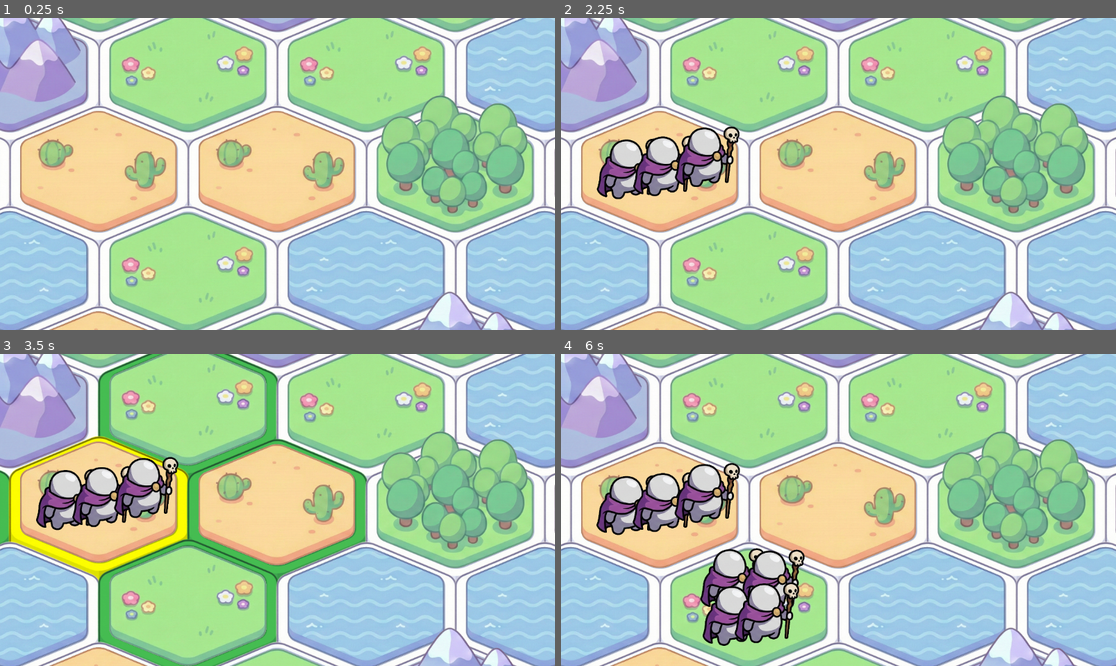
Above: before the commit, frames 1-4 (two rows, left to right).
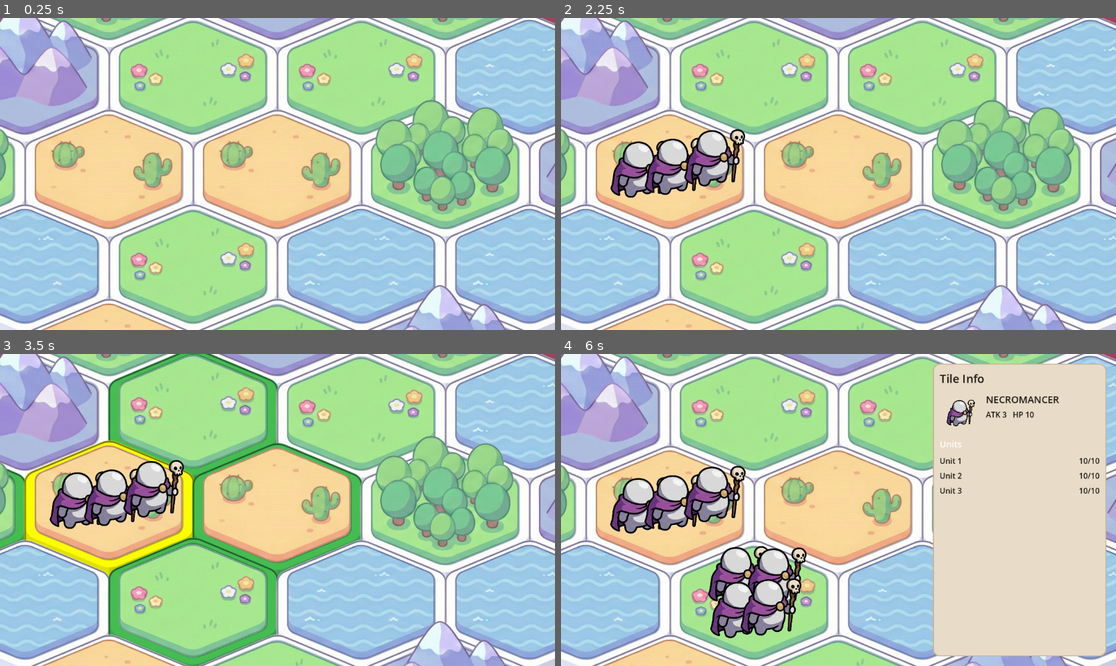
Above: after the commit, the same moments.

Repository: pebll/tbsge
Game: Godot game, scene res://scenes/runnables/unit_preview.tscn
Same seed, same stepped clock (60 frames per second), same inputs: the game is played once before the commit and once after it.
Inputs (mouse positions are in pixels of both pictures, inside the frame that each line leads up to):
- Up to frame 1 (0.25 s): no input
- Up to frame 2 (2.25 s): tap Enter at 0.5, 2 s; drag from (572, 273) to (572, 74) at 0.52 s; tap Space at 1.25 s; drag from (572, 74) to (572, 273) at 1.27 s; move the mouse to (660, 174) at 2.02 s; click (660, 174) at 2.17 s
- Up to frame 3 (3.5 s): drag from (99, 510) to (11, 410) at 2.77 s
- Up to frame 4 (6 s): drag from (660, 503) to (749, 609) at 3.52 s; drag from (660, 510) to (749, 609) at 4.27 s; move the mouse to (660, 510) at 5.02 s; click (660, 510) at 5.17 s; drag from (749, 609) to (660, 510) at 5.77 s

The runs differ from the first frame. In frame 1, 39% of the frame differs, in the area x 0-100%, y 0-100%; in frame 2, 42%; in frame 3, 43%; in frame 4, 62%.

Commit message:
add simple ui

Diff:
--- a/scenes/runnables/unit_preview.tscn
+++ b/scenes/runnables/unit_preview.tscn
@@ -6,11 +6,11 @@
 [node name="UnitPreview" type="Node2D" unique_id=2032121888]
 
 [node name="Camera2D" type="Camera2D" parent="." unique_id=479630036]
-zoom = Vector2(2.735, 2.735)
+zoom = Vector2(2.58, 2.58)
 
 [node name="Background" type="Sprite2D" parent="Camera2D" unique_id=731660998]
 z_index = -1000
-scale = Vector2(0.24080141, 0.24080144)
+scale = Vector2(0.6219443, 0.6219444)
 texture = ExtResource("1_rkf7y")
 
 [node name="GameManager" parent="." unique_id=1748821921 instance=ExtResource("1_jyyb0")]
--- /dev/null
+++ b/scenes/ui/tile_info_panel.tscn
@@ -0,0 +1,77 @@
+[gd_scene format=3 uid="uid://d0u8h6kq5u0ui"]
+
+[ext_resource type="Script" uid="uid://cd2ghb2ywyiv5" path="res://scripts/ui/tile_info_panel.gd" id="1_8p8fn"]
+
+[node name="TileInfoPanel" type="PanelContainer" unique_id=1522463708]
+anchors_preset = 11
+anchor_left = 1.0
+anchor_right = 1.0
+anchor_bottom = 1.0
+offset_left = -380.0
+offset_top = 20.0
+offset_right = -20.0
+offset_bottom = -20.0
+size_flags_horizontal = 8
+size_flags_vertical = 8
+script = ExtResource("1_8p8fn")
+
+[node name="VBox" type="VBoxContainer" parent="." unique_id=1714516288]
+layout_mode = 2
+size_flags_horizontal = 3
+size_flags_vertical = 3
+theme_override_constants/separation = 12
+
+[node name="Title" type="Label" parent="VBox" unique_id=1464564206]
+unique_name_in_owner = true
+layout_mode = 2
+theme_override_font_sizes/font_size = 24
+text = "Tile Info"
+
+[node name="LegionBlock" type="VBoxContainer" parent="VBox" unique_id=179913789]
+unique_name_in_owner = true
+layout_mode = 2
+size_flags_vertical = 3
+theme_override_constants/separation = 10
+
+[node name="LegionHeader" type="HBoxContainer" parent="VBox/LegionBlock" unique_id=991898504]
+layout_mode = 2
+theme_override_constants/separation = 12
+
+[node name="UnitIcon" type="TextureRect" parent="VBox/LegionBlock/LegionHeader" unique_id=106450623]
+unique_name_in_owner = true
+custom_minimum_size = Vector2(84, 84)
+layout_mode = 2
+expand_mode = 1
+stretch_mode = 6
+
+[node name="LegionHeaderText" type="VBoxContainer" parent="VBox/LegionBlock/LegionHeader" unique_id=1263681954]
+layout_mode = 2
+size_flags_horizontal = 3
+theme_override_constants/separation = 6
+
+[node name="LegionName" type="Label" parent="VBox/LegionBlock/LegionHeader/LegionHeaderText" unique_id=1062907617]
+unique_name_in_owner = true
+layout_mode = 2
+theme_override_font_sizes/font_size = 20
+text = "LEGION"
+
+[node name="LegionStats" type="Label" parent="VBox/LegionBlock/LegionHeader/LegionHeaderText" unique_id=233492469]
+unique_name_in_owner = true
+layout_mode = 2
+text = "ATK 0   HP 0"
+
+[node name="UnitsTitle" type="Label" parent="VBox/LegionBlock" unique_id=565873330]
+layout_mode = 2
+theme_override_font_sizes/font_size = 18
+text = "Units"
+
+[node name="UnitsScroll" type="ScrollContainer" parent="VBox/LegionBlock" unique_id=904662046]
+custom_minimum_size = Vector2(0, 200)
+layout_mode = 2
+size_flags_vertical = 3
+
+[node name="UnitsList" type="VBoxContainer" parent="VBox/LegionBlock/UnitsScroll" unique_id=1070909626]
+unique_name_in_owner = true
+layout_mode = 2
+size_flags_horizontal = 3
+theme_override_constants/separation = 8
--- a/scripts/core/event_bus.gd
+++ b/scripts/core/event_bus.gd
@@ -1,5 +1,6 @@
 extends Node
 
 signal tile_clicked(coords: Vector2i)
+signal tile_right_clicked(coords: Vector2i)
 signal tile_hover_entered(coords: Vector2i)
 signal tile_hover_exited(coords: Vector2i)
--- a/scripts/core/game_manager.gd
+++ b/scripts/core/game_manager.gd
@@ -14,6 +14,8 @@
 var tilesContainer : Node
 var ui : GameUI
 var mapGenerator : MapGenerator
+var tile_info_panel
+var tile_info_layer: CanvasLayer
 
 func _ready():
 	ui = GameUI.new(self)
@@ -23,6 +25,17 @@
 	tilesContainer.name = "Tiles"
 	get_tree().root.add_child.call_deferred(tilesContainer)
 	mapGenerator.generate_hex_map(map_radius, tilesContainer, self.grid_visu, self.grid_model)
+
+	_setup_tile_info_ui()
+
+func _setup_tile_info_ui() -> void:
+	tile_info_layer = CanvasLayer.new()
+	tile_info_layer.name = "UI"
+	add_child(tile_info_layer)
+
+	tile_info_panel = preload("res://scenes/ui/tile_info_panel.tscn").instantiate()
+	tile_info_layer.add_child(tile_info_panel)
+	tile_info_panel.hide()
 
 # Todo: refactor HexTile to have a logic side?
 func spawn_unit(coords: Vector2i):
@@ -45,6 +58,20 @@
 	legionVisu.init(legion)
 	legionVisu.position = tile_visu.position
 	legionVisu.z_index = tile_visu.z_index + 1
+
+func inspect_tile(coords: Vector2i) -> void:
+	if not tile_info_panel:
+		return
+	var tile: Tile = grid_model.get(coords)
+	if not tile or not tile.has_legion():
+		tile_info_panel.hide()
+		return
+	tile_info_panel.show_tile(tile)
+	tile_info_panel.show()
+
+func clear_inspect() -> void:
+	if tile_info_panel:
+		tile_info_panel.hide()
 
 func move_unit(from_coords: Vector2i, to_coords: Vector2i):
 	var from_tile = grid_model.get(from_coords)
--- a/scripts/core/user_interface.gd
+++ b/scripts/core/user_interface.gd
@@ -7,9 +7,15 @@
 var movable_coords : Array[Vector2i] = []
 var attackable_coords : Array[Vector2i] = []
 
+var _hover_coords: Vector2i
+var _is_hovering: bool = false
+var _hover_inspect_token: int = 0
+const HOVER_INSPECT_DELAY_S := 0.3
+
 func _init(gamemanager_ : GameManager) -> void:
 	gamemanager = gamemanager_
 	EventBus.tile_clicked.connect(on_tile_clicked)
+	EventBus.tile_right_clicked.connect(on_tile_right_clicked)
 	EventBus.tile_hover_entered.connect(on_tile_hover_entry)
 	EventBus.tile_hover_exited.connect(on_tile_hover_exit)
 
@@ -40,8 +46,27 @@
 		deselect()
 		gamemanager.spawn_unit(coords)
 
+func on_tile_right_clicked(coords: Vector2i) -> void:
+	# Show instantly on right click (no selection highlight).
+	_is_hovering = true
+	_hover_coords = coords
+	_hover_inspect_token += 1 # cancel any pending delayed hover show
+	gamemanager.inspect_tile(coords)
 
 func on_tile_hover_entry(coords: Vector2i):
+	# Delayed hover-to-inspect: only show if still hovered after delay.
+	_is_hovering = true
+	_hover_coords = coords
+	_hover_inspect_token += 1
+	var token := _hover_inspect_token
+	var timer := gamemanager.get_tree().create_timer(HOVER_INSPECT_DELAY_S)
+	timer.timeout.connect(func():
+		if token != _hover_inspect_token:
+			return
+		if not _is_hovering or _hover_coords != coords:
+			return
+		gamemanager.inspect_tile(coords)
+	)
 	if coords in movable_coords + attackable_coords:
 		AudioManager.play_sfx("tile_hover")
 		var tile_visu: TileVisu = gamemanager.grid_visu.get(coords)
@@ -55,6 +80,11 @@
 				selected_visu.legion_visu.update_direction(dir)
 
 func on_tile_hover_exit(coords: Vector2i):
+	# Leaving hover hides the panel and cancels pending delayed show.
+	if _is_hovering and _hover_coords == coords:
+		_is_hovering = false
+		_hover_inspect_token += 1
+		gamemanager.clear_inspect()
 	if coords in movable_coords + attackable_coords:
 		var tile_visu: TileVisu = gamemanager.grid_visu.get(coords)
 		if tile_visu:
--- /dev/null
+++ b/scripts/ui/tile_info_panel.gd
@@ -0,0 +1,93 @@
+class_name TileInfoPanel
+extends PanelContainer
+
+@onready var title_label: Label = %Title
+@onready var legion_block: VBoxContainer = %LegionBlock
+@onready var unit_icon: TextureRect = %UnitIcon
+@onready var legion_name: Label = %LegionName
+@onready var legion_stats: Label = %LegionStats
+@onready var units_list: VBoxContainer = %UnitsList
+
+const COLOR_BG := Color(0.91, 0.86, 0.78) # beige
+const COLOR_BORDER := Color(0.78, 0.70, 0.58)
+const COLOR_TEXT := Color(0.12, 0.10, 0.08)
+
+func _ready() -> void:
+	_apply_style()
+	_set_empty_state()
+
+func _apply_style() -> void:
+	var sb := StyleBoxFlat.new()
+	sb.bg_color = COLOR_BG
+	sb.border_color = COLOR_BORDER
+	sb.border_width_left = 2
+	sb.border_width_right = 2
+	sb.border_width_top = 2
+	sb.border_width_bottom = 2
+	sb.corner_radius_top_left = 14
+	sb.corner_radius_top_right = 14
+	sb.corner_radius_bottom_left = 14
+	sb.corner_radius_bottom_right = 14
+	sb.content_margin_left = 14
+	sb.content_margin_right = 14
+	sb.content_margin_top = 14
+	sb.content_margin_bottom = 14
+	add_theme_stylebox_override("panel", sb)
+
+	title_label.add_theme_color_override("font_color", COLOR_TEXT)
+	legion_name.add_theme_color_override("font_color", COLOR_TEXT)
+	legion_stats.add_theme_color_override("font_color", COLOR_TEXT)
+
+func _set_empty_state() -> void:
+	title_label.text = "Tile Info"
+	legion_block.hide()
+
+func show_tile(tile: Tile) -> void:
+	if tile == null or not tile.has_legion():
+		_set_empty_state()
+		hide()
+		return
+
+	title_label.text = "Tile Info"
+	_render_legion(tile.legion)
+
+func _render_legion(legion: Legion) -> void:
+	legion_block.show()
+	legion_name.text = legion.unit_type
+
+	var unit0: Unit = legion.units[0] if legion.units.size() > 0 else null
+	if unit0:
+		legion_stats.text = "ATK %d   HP %d" % [int(unit0.attack), int(unit0.max_health)]
+	else:
+		legion_stats.text = ""
+
+	unit_icon.texture = _load_unit_icon(legion.unit_type)
+
+	for c in units_list.get_children():
+		c.queue_free()
+
+	for i in range(legion.units.size()):
+		var u: Unit = legion.units[i]
+		var row := HBoxContainer.new()
+		row.size_flags_horizontal = Control.SIZE_EXPAND_FILL
+		row.add_theme_constant_override("separation", 10)
+
+		var name := Label.new()
+		name.text = "Unit %d" % (i + 1)
+		name.size_flags_horizontal = Control.SIZE_EXPAND_FILL
+		name.add_theme_color_override("font_color", COLOR_TEXT)
+
+		var hp := Label.new()
+		hp.text = "%d/%d" % [int(u.current_health), int(u.max_health)]
+		hp.horizontal_alignment = HORIZONTAL_ALIGNMENT_RIGHT
+		hp.add_theme_color_override("font_color", COLOR_TEXT)
+
+		row.add_child(name)
+		row.add_child(hp)
+		units_list.add_child(row)
+
+func _load_unit_icon(unit_type: String) -> Texture2D:
+	# Keep consistent with `UnitVisu.update_sprite()` path pattern.
+	var path := "res://assets/units_v2/done/base_uncut_sprites/%s_front.png" % unit_type.to_lower()
+	var tex := load(path)
+	return tex if tex is Texture2D else null
--- a/scripts/visu/tile_visu.gd
+++ b/scripts/visu/tile_visu.gd
@@ -14,6 +14,8 @@
 
 var active_tween: Tween
 var base_y: float
+
+var _gameplay_state: String = ""
 
 func init(p_tile: Tile) -> void:
 	tile = p_tile
@@ -38,7 +40,10 @@
 
 func _on_clicked(_viewport, event, _shape_idx):
 	if event is InputEventMouseButton and event.pressed:
-		EventBus.tile_clicked.emit(tile.coords)
+		if event.button_index == MOUSE_BUTTON_RIGHT:
+			EventBus.tile_right_clicked.emit(tile.coords)
+		elif event.button_index == MOUSE_BUTTON_LEFT:
+			EventBus.tile_clicked.emit(tile.coords)
 
 func juice_go_to(target: float):
 	var time = 0.8
@@ -50,11 +55,17 @@
 		legion_visu.active_tween.tween_property(legion_visu.units, "position:y", -target, time).set_trans(Tween.TRANS_ELASTIC).set_ease(Tween.EASE_OUT)
 
 func update_state(state: String):
-	if state == "selected":
+	_gameplay_state = state
+	_apply_state()
+
+func _apply_state() -> void:
+	if not base_sprite:
+		return
+	if _gameplay_state == "selected":
 		base_sprite.self_modulate = color_selected
-	elif state == "attackable":
+	elif _gameplay_state == "attackable":
 		base_sprite.self_modulate = color_attackable
-	elif state == "movable":
+	elif _gameplay_state == "movable":
 		base_sprite.self_modulate = color_movable
 	else:
 		base_sprite.self_modulate = Color.WHITE
Not shown, added: scripts/ui/tile_info_panel.gd.uid
Not shown, added: tests/run_tests.gd.uid
Not shown, added: tests/test_moving.gd.uid
Not shown, added: tests/test_spawning.gd.uid
Not shown, added: tests/test_terrain_generation.gd.uid
